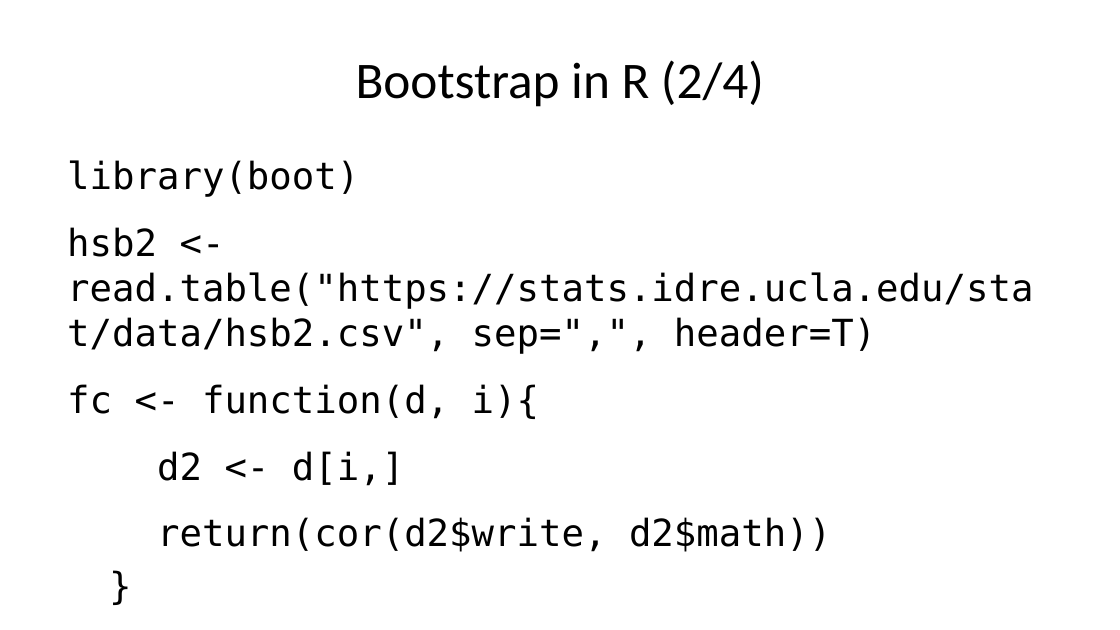
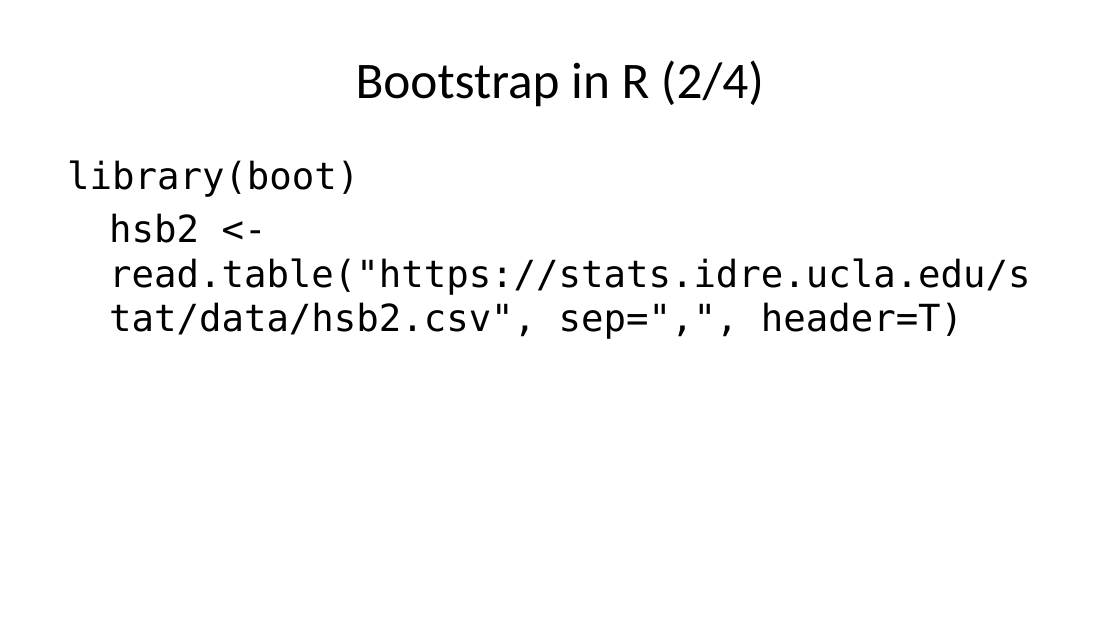
Before and after one commit to pmean/papers-and-presentations, a slide deck: slide 61 of bootstrap/src/bootstrap-slides.pptx (slide 52 before the commit). Drawn at 1120x630 pixels with LibreOffice and Linux fonts; fonts in the diff are those of the drawing. Boxes give left, top, right and bottom in pixels: in the first picture for what was removed or moved away, otherwise in the second. Text is boxed around its words. In the diff, an @@ line names an element or a change of style, - is before the commit and + after.

Commit message:
More tweaks in bootstrap slides

```diff
--- a/bootstrap/src/bootstrap-slides.pptx
+++ b/bootstrap/src/bootstrap-slides.pptx
@@ text at box(67, 160, 1030, 339): text changed @@
-library(boot)
-hsb2 <- read.table("https://stats.idre.ucla.edu/stat/data/hsb2.csv", sep=",", header=T)
-fc <- function(d, i){
-d2 <- d[i,]
-return(cor(d2$write, d2$math))
-}
+library(boot)
+hsb2 <- read.table("https://stats.idre.ucla.edu/stat/data/hsb2.csv", sep=",", header=T)
```
Also in this commit, not shown: 12 other slides changed, 7 slides added, 7 other files.
